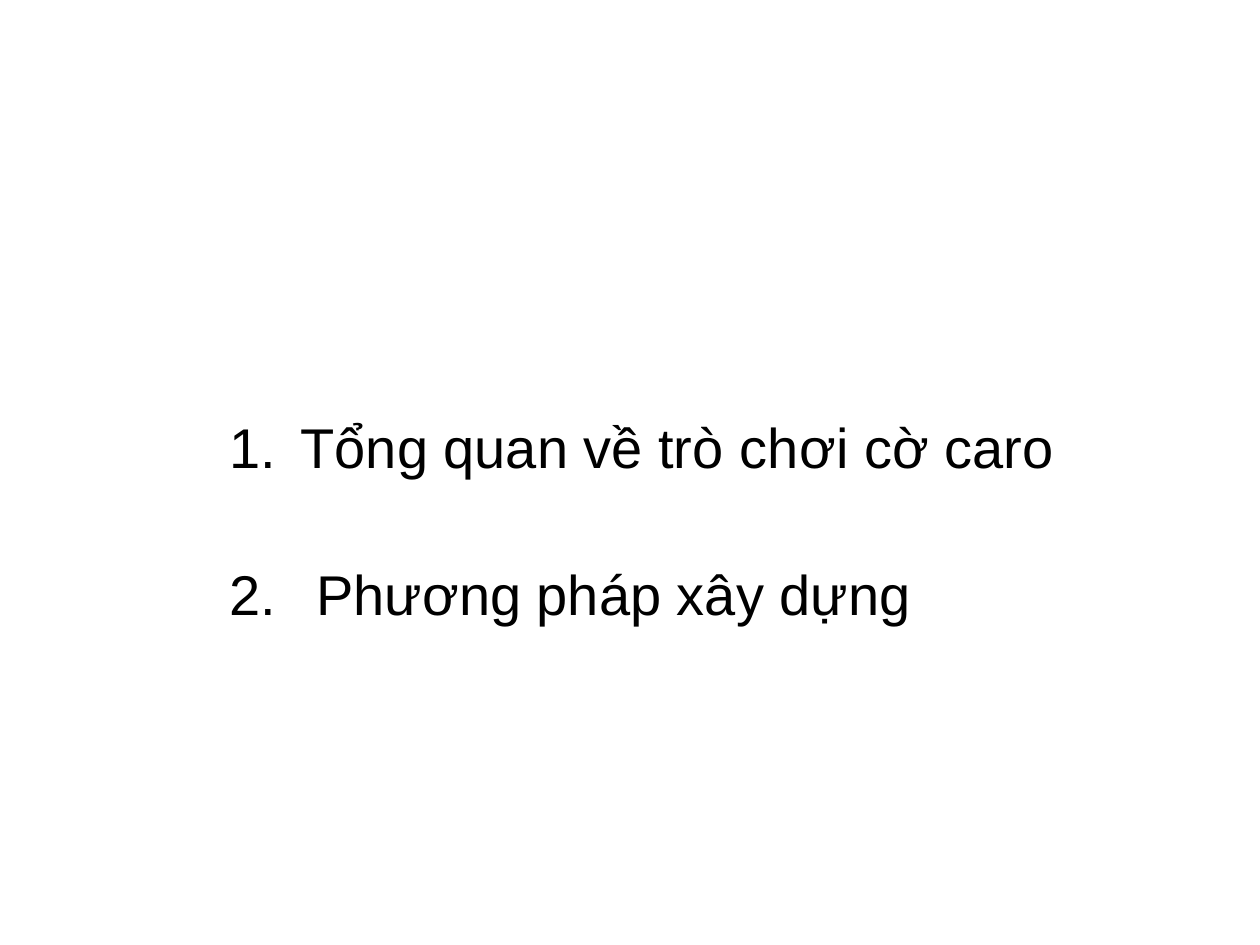
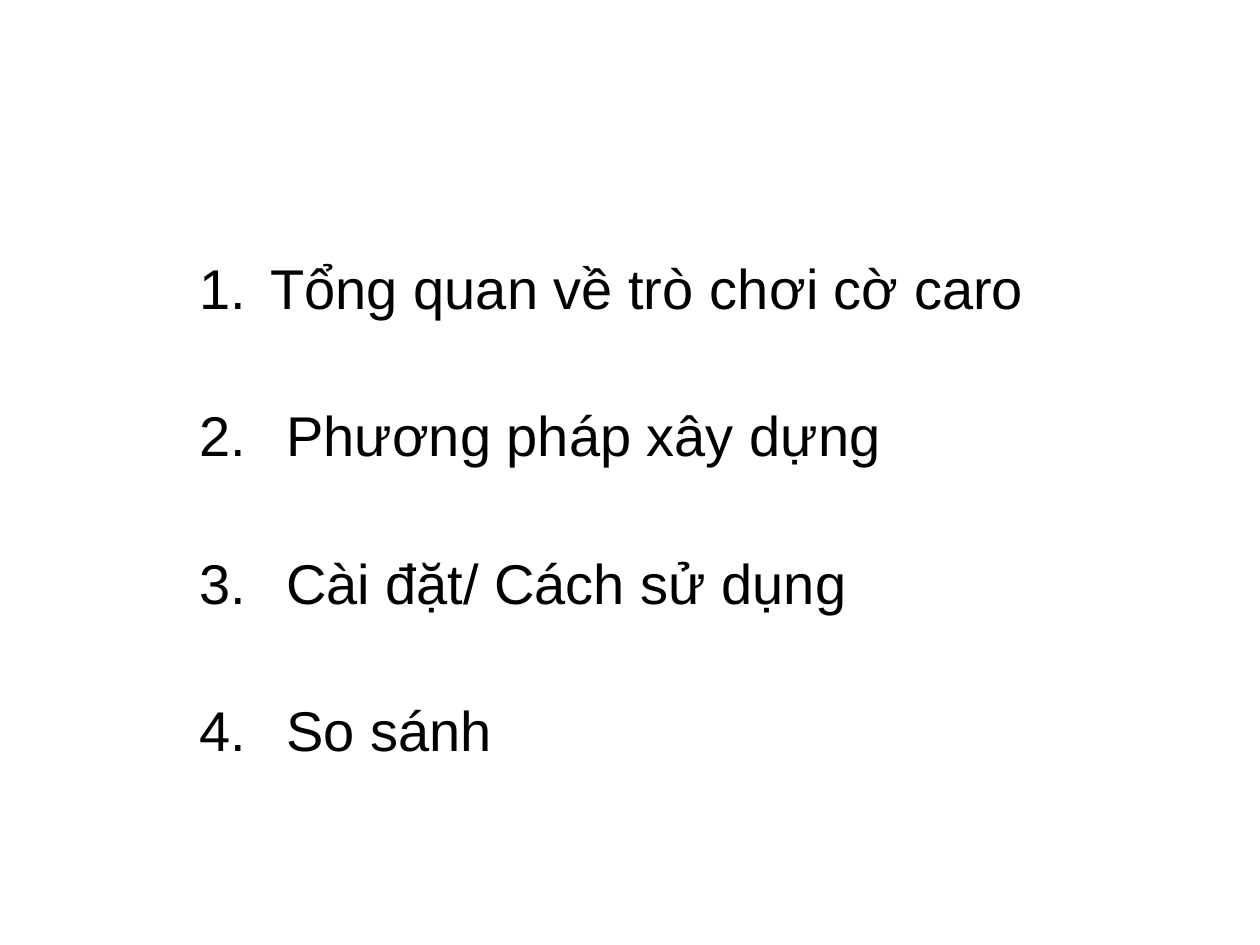
Before and after one commit to NguyenMo2610/AI20191, a slide deck: slide 2 of SLIDE.pptx. Drawn at 1260x945 pixels with LibreOffice and Linux fonts; fonts in the diff are those of the drawing; background and template pictures are left out. Boxes give left, top, right and bottom in pixels: in the first picture for what was removed or moved away, otherwise in the second. Text is boxed around its words. In the diff, an @@ line names an element or a change of style, - is before the commit and + after.

```diff
--- a/SLIDE.pptx
+++ b/SLIDE.pptx
@@ text "Tổng quan về trò chơi ...": place and size @@
-text "Tổng quan về trò chơi ..." at (301,424,1053,626)
+text "Tổng quan về trò chơi ..." at (271,265,1023,752)
@@ text at (286,561,847,752): paragraphs added @@
+3. Cài đặt/ Cách sử dụng
+4. So sánh
```
Also in this commit, not shown: 8 other slides changed, 1 slide added, 2 slides removed, 3 other files.
